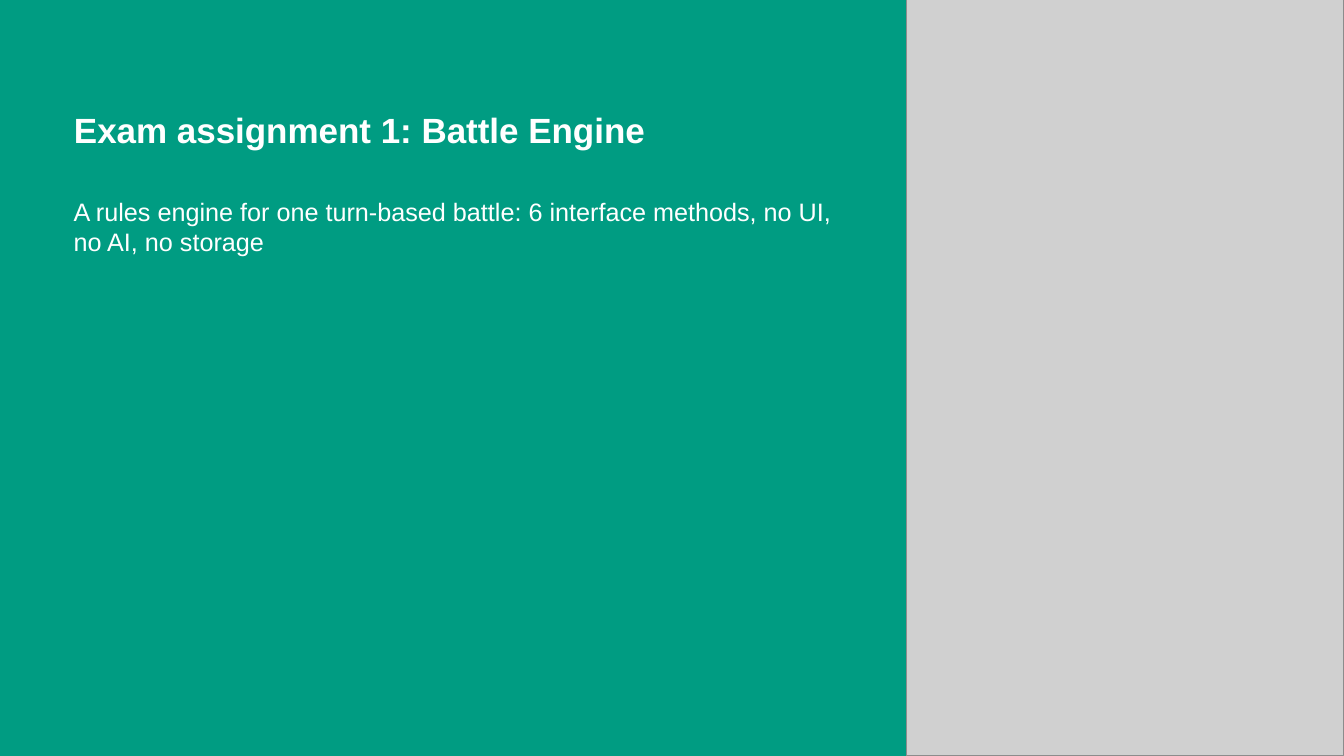
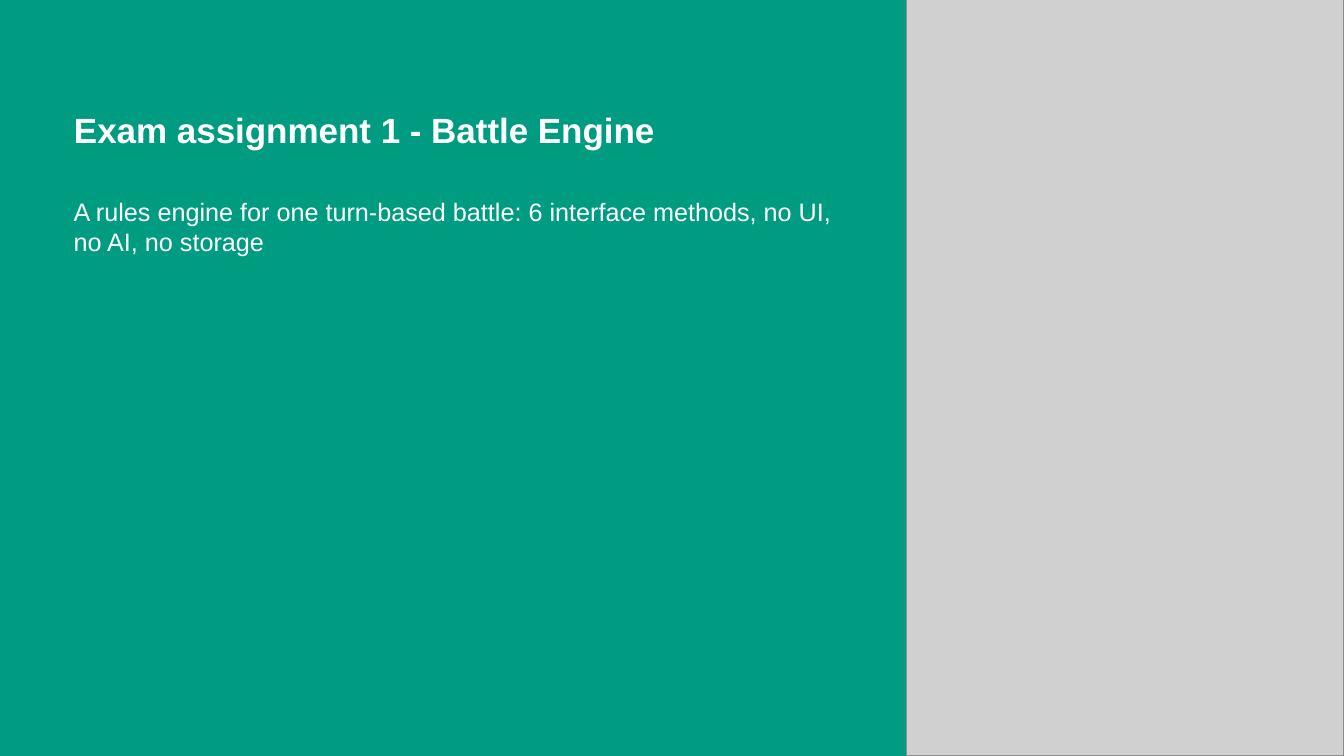
Before and after one commit to RokasPazera/system-design, a slide deck: slide 2 of presentation/RokasPazera551495_presentation.pptx. Drawn at 1344x756 pixels with LibreOffice and Linux fonts; fonts in the diff are those of the drawing; grey boxes stand for pictures; background and template pictures are left out. Boxes give left, top, right and bottom in pixels: in the first picture for what was removed or moved away, otherwise in the second. Text is boxed around its words. In the diff, an @@ line names an element or a change of style, - is before the commit and + after.

```diff
--- a/presentation/RokasPazera551495_presentation.pptx
+++ b/presentation/RokasPazera551495_presentation.pptx
@@ title at [74,117,654,150]: text changed @@
-Exam assignment 1: Battle Engine
+Exam assignment 1 - Battle Engine
```
Also in this commit, not shown: 1 other slide changed, 1 other file.
